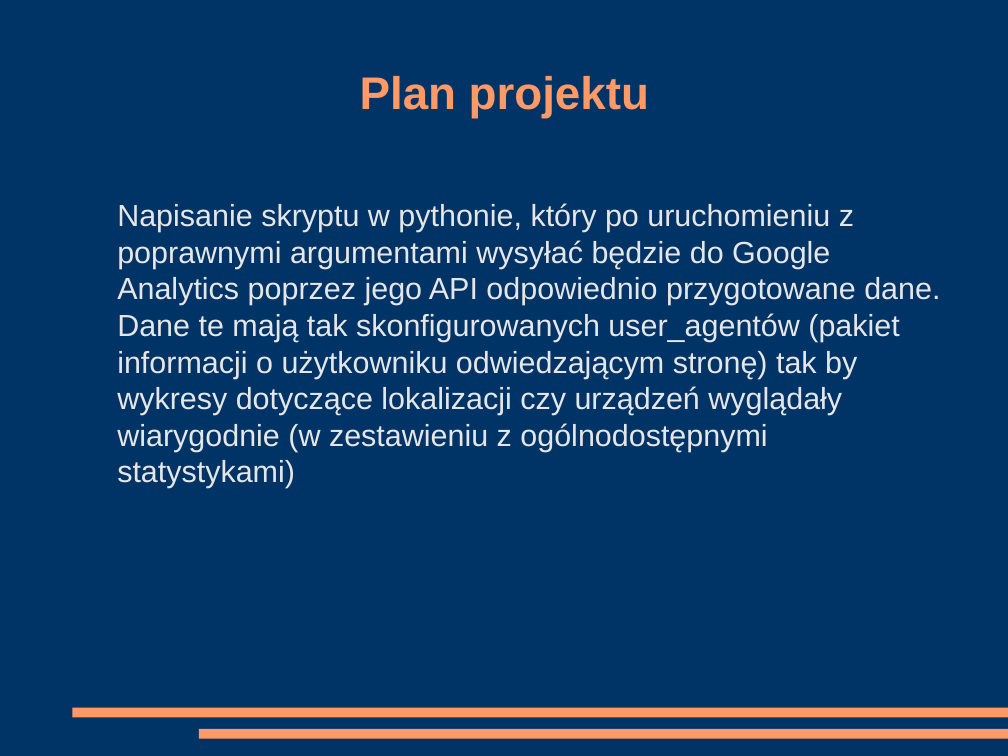
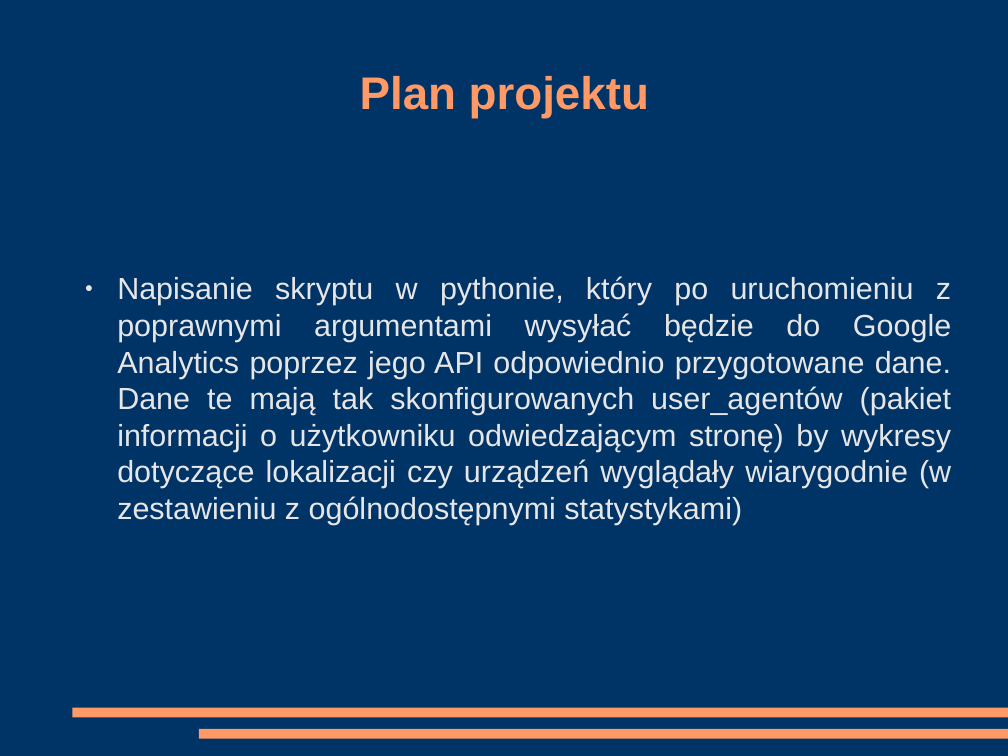
Before and after one commit to kanadas/IO, a slide deck: slide 4 of Iteracja_I_prezentacja.odp. Drawn at 1008x756 pixels with LibreOffice and Linux fonts; fonts in the diff are those of the drawing. Boxes give left, top, right and bottom in pixels: in the first picture for what was removed or moved away, otherwise in the second. Text is boxed around its words. In the diff, an @@ line names an element or a change of style, - is before the commit and + after.

```diff
--- a/Iteracja_I_prezentacja.odp
+++ b/Iteracja_I_prezentacja.odp
@@ text at (x1=117, y1=276, x2=951, y2=525): text changed @@
-Napisanie skryptu w pythonie, który po uruchomieniu z poprawnymi argumentami wysyłać będzie do Google Analytics poprzez jego API odpowiednio przygotowane dane. Dane te mają tak skonfigurowanych user_agentów (pakiet informacji o użytkowniku odwiedzającym stronę) tak by wykresy dotyczące lokalizacji czy urządzeń wyglądały wiarygodnie (w zestawieniu z ogólnodostępnymi statystykami)
+● Napisanie skryptu w pythonie, który po uruchomieniu z poprawnymi argumentami wysyłać będzie do Google Analytics poprzez jego API odpowiednio przygotowane dane. Dane te mają tak skonfigurowanych user_agentów (pakiet informacji o użytkowniku odwiedzającym stronę) by wykresy dotyczące lokalizacji czy urządzeń wyglądały wiarygodnie (w zestawieniu z ogólnodostępnymi statystykami)
```
Also in this commit, not shown: 6 other slides changed, 4 slides added, 1 slide removed, 5 other files.
